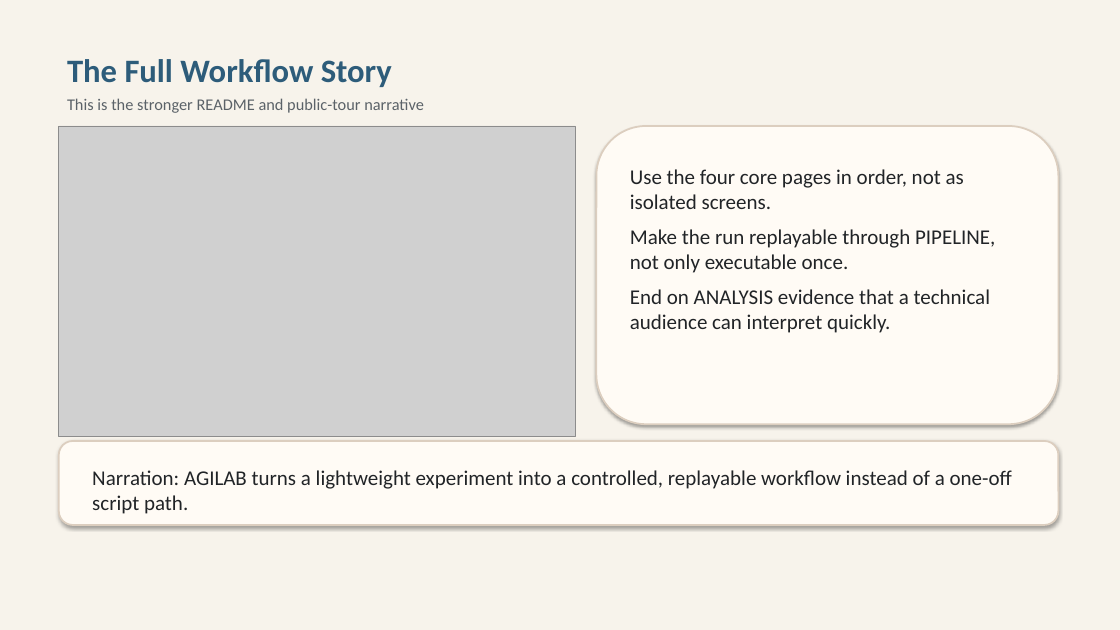
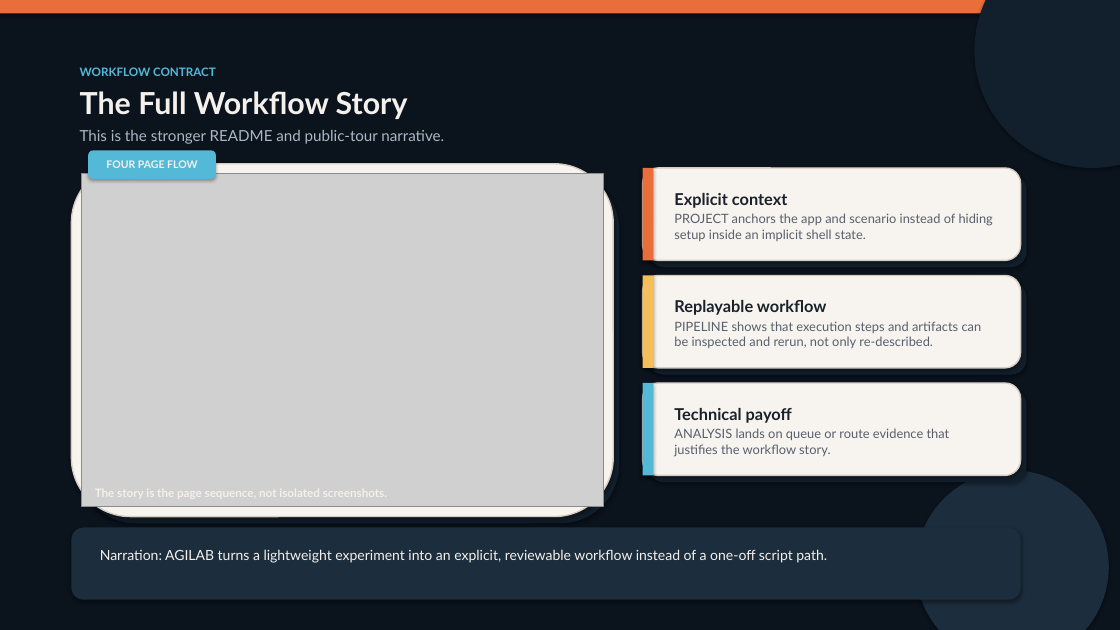
Before and after one commit to ThalesGroup/agilab, a slide deck: slide 2 of docs/source/AGILAB_UAV_Full_Tour_Slides.pptx. Drawn at 1120x630 pixels with LibreOffice and Linux fonts; fonts in the diff are those of the drawing; grey boxes stand for pictures. Boxes give left, top, right and bottom in pixels: in the first picture for what was removed or moved away, otherwise in the second. Text is boxed around its words. In the diff, an @@ line names an element or a change of style, - is before the commit and + after.

```diff
--- a/docs/source/AGILAB_UAV_Full_Tour_Slides.pptx
+++ b/docs/source/AGILAB_UAV_Full_Tour_Slides.pptx
@@ background #F7F3EB to #0B131D @@
@@ rectangle added at (0, 0, 1120, 13), fill #E86E3A @@
@@ ellipse added at (975, 0, 1120, 168), fill #12202D @@
@@ text "The Full Workflow Story": place and size @@
-text "The Full Workflow Story" at (67, 59, 424, 113)
+text "The Full Workflow Story" at (80, 91, 444, 144)
@@ text added at (80, 67, 216, 76), 10 pt, text #54B9D6, bold @@
+WORKFLOW CONTRACT
@@ text at (80, 91, 408, 119): size 28 to 26 pt, font Calibri to Lato, text colour #2D5C7A to #F4F0EB in "The Full Workflow Story"; more space between paragraphs @@
@@ text at (80, 130, 444, 144): text changed; size 14 to 13 pt; font Calibri to Lato; text colour #5B6268 to #ABB7C4 @@
-This is the stronger README and public-tour narrative
+This is the stronger README and public-tour narrative.
@@ rounded rectangle added at (71, 164, 613, 517), fill #F7F3EE, outline #D6CCC1 1.2 pt @@
@@ rounded rectangle added at (77, 171, 619, 523), fill #12202D @@
@@ picture: place and size @@
-picture at (59, 126, 576, 437)
+picture at (82, 174, 603, 507)
@@ rounded rectangle added at (88, 150, 216, 179), fill #54B9D6, 9 pt, text #F4F0EB, bold @@
+FOUR PAGE FLOW
@@ text removed at (630, 169, 995, 333) @@
-Use the four core pages in order, not as isolated screens.
-Make the run replayable through PIPELINE, not only executable once.
-End on ANALYSIS evidence that a technical audience can interpret quickly.
@@ rounded rectangle added at (643, 168, 1021, 260), fill #F7F3EE, outline #D6CCC1 1.2 pt @@
@@ rectangle added at (643, 168, 654, 260), fill #E86E3A @@
@@ rounded rectangle added at (649, 175, 1027, 267), fill #12202D @@
@@ text added at (674, 193, 993, 241), 11 pt, text #57606D @@
+Explicit context
+PROJECT anchors the app and scenario instead of hiding setup inside an implicit shell state.
@@ rounded rectangle: place and size @@
-rounded rectangle at (597, 126, 1059, 424)
+rounded rectangle at (643, 276, 1021, 368)
@@ rounded rectangle at (643, 276, 1021, 368): fill #FFFBF5 to #F7F3EE; outline #DCCEBF 1.5 pt to #D6CCC1 1.2 pt @@
@@ rectangle added at (643, 276, 654, 368), fill #F5BF5B @@
@@ rounded rectangle added at (649, 282, 1027, 375), fill #12202D @@
@@ text added at (674, 300, 982, 348), 11 pt, text #57606D @@
+Replayable workflow
+PIPELINE shows that execution steps and artifacts can be inspected and rerun, not only re-described.
@@ rounded rectangle added at (643, 383, 1021, 476), fill #F7F3EE, outline #D6CCC1 1.2 pt @@
@@ rectangle added at (643, 383, 654, 476), fill #54B9D6 @@
@@ rounded rectangle added at (649, 390, 1027, 482), fill #12202D @@
@@ text added at (674, 408, 950, 456), 11 pt, text #57606D @@
+Technical payoff
+ANALYSIS lands on queue or route evidence that justifies the workflow story.
@@ ellipse added at (916, 471, 1109, 630), fill #1C2D3D @@
@@ rounded rectangle: place and size @@
-rounded rectangle at (59, 441, 1059, 525)
+rounded rectangle at (71, 528, 1021, 600)
@@ rounded rectangle at (71, 528, 1021, 600): fill #FFFBF5 to #1C2D3D; outline #DCCEBF 1.5 pt to none @@
@@ text at (100, 549, 827, 563): text changed; size 18 to 12 pt; font Calibri to Lato; text colour #212427 to #F4F0EB @@
-Narration: AGILAB turns a lightweight experiment into a controlled, replayable workflow instead of a one-off script path.
+Narration: AGILAB turns a lightweight experiment into an explicit, reviewable workflow instead of a one-off script path.
```
Also in this commit, not shown: 3 other slides changed, 2 other files.
